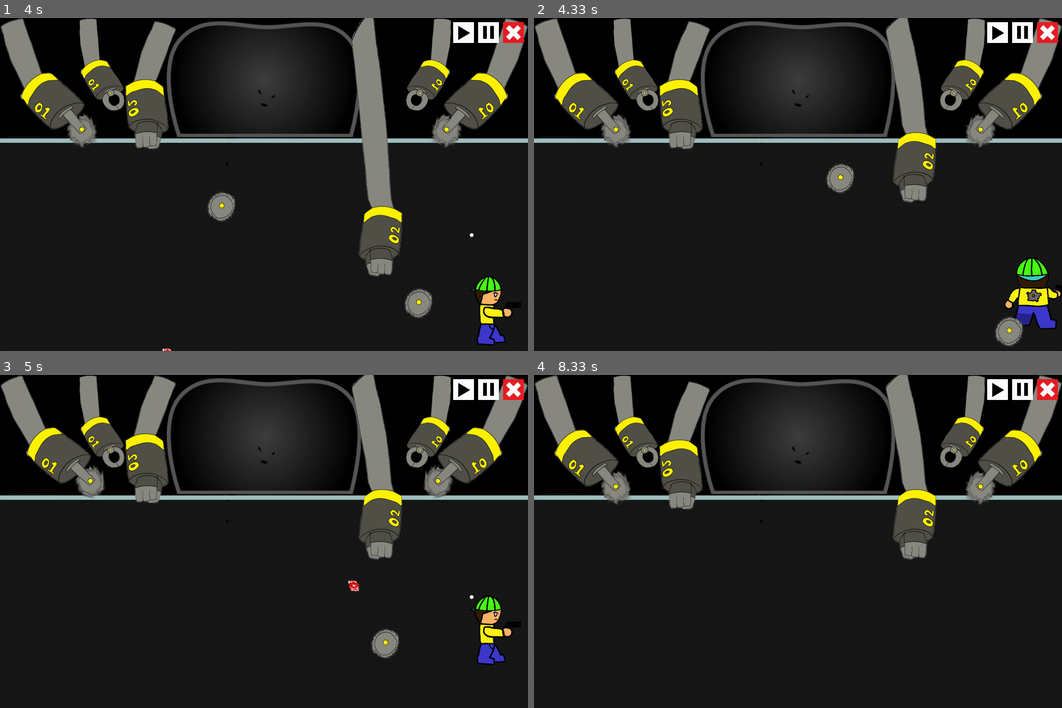
Above: before the commit, frames 1-4 (two rows, left to right).
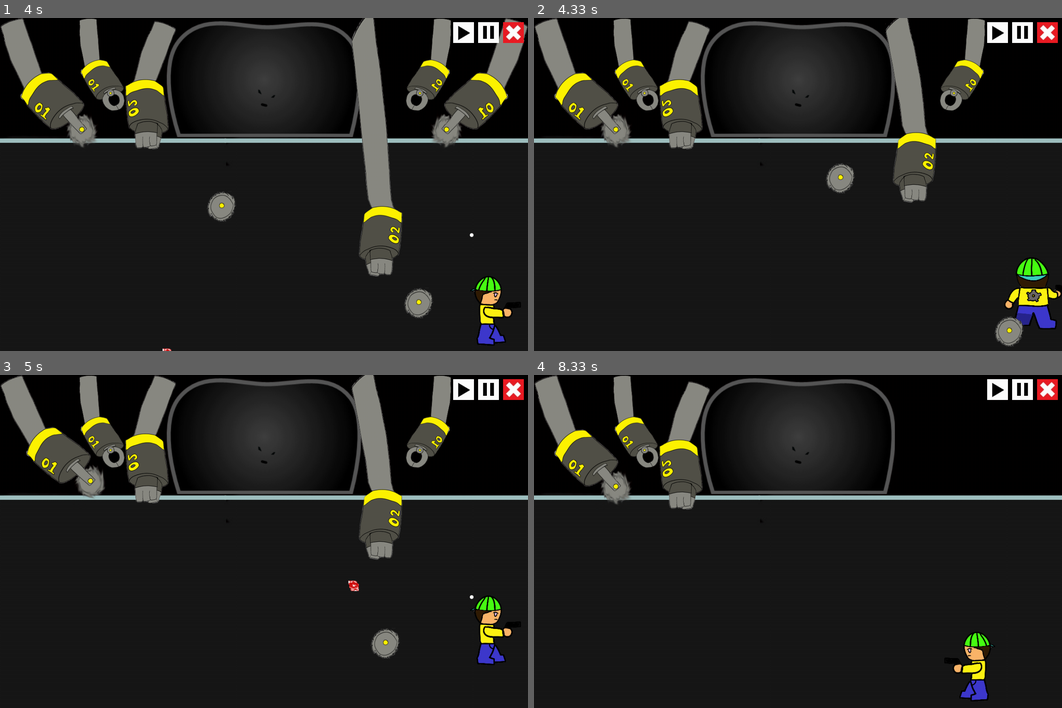
Above: after the commit, the same moments.

Repository: ss-hyun/Chilbo_pygame_pj
Game: pygame game, started from main.py
Same seed, same stepped clock (60 frames per second), same inputs: the game is played once before the commit and once after it.
Inputs (mouse positions are in pixels of both pictures, inside the frame that each line leads up to):
- Up to frame 1 (4 s): press the mouse at (205, 211) at 0.37 s; move the mouse to (158, 181) at 0.47 s; release the mouse at (105, 151) at 0.6 s; hold A 0.67-1.13 s; hold Right 0.67-1.13 s; hold M 1.17-1.63 s; hold Right 1.17-1.63 s; tap Right Ctrl at 1.23, 1.53, 1.73, 2.03, 2.23, 2.53, 3.73 s; tap A at 1.32, 3.82 s; hold N 1.67-2.13 s; hold Right 1.67-2.13 s; hold Z 2.17-2.63 s; hold Right 2.17-2.63 s; tap Ctrl at 2.32 s; tap X at 2.67 s; press the mouse at (485, 31) at 3.03 s; move the mouse to (469, 141) at 3.13 s; release the mouse at (448, 247) at 3.27 s; press the mouse at (464, 31) at 3.37 s; move the mouse to (411, 61) at 3.47 s; release the mouse at (359, 91) at 3.6 s; hold Right from 3.67 s (still down)
- Up to frame 2 (4.33 s): tap Right Ctrl at 4.03, 4.23 s; release Right at 4.13 s; hold Up from 4.17 s (still down)
- Up to frame 3 (5 s): release Up at 4.47 s; tap X at 4.5 s; hold Right from 4.83 s (still down); tap Right Ctrl at 4.9 s; tap A at 4.98 s
- Up to frame 4 (8.33 s): tap Right Ctrl at 5.2, 5.4, 5.7, 5.97, 6.3, 6.6, 6.73, 7.13, 7.43, 7.8, 8.2 s; release Right at 5.3 s; hold Left 5.33-5.87 s; hold Down 5.9-6.2 s; tap Ctrl at 6.05, 7.22 s; hold Left 6.23-6.63 s; tap A at 6.38, 7.88 s; hold Up 6.67-7.03 s; hold Right 7.07-7.7 s; hold Down 7.73-8.1 s; hold Left from 8.13 s (still down)

Frame 1 is identical in both runs. In frame 2, 2.3% of the frame differs, in the area x 81-100%, y 0-39%; in frame 3, 2.3%; in frame 4, 7.0%, in the area x 66-100%, y 0-98%.

Commit message:
stage move & hp fix

Diff:
--- a/stage1.py
+++ b/stage1.py
@@ -86,11 +86,16 @@
 
 
 def user_start(ch, game):
-    ch.pos = [ (game.display_size[0]-ch.size[ch.curr_state][0])//2, game.display_size[1]-ch.size[ch.curr_state][1]-10 ]
+    ch.pos = [ (game.display_size[0]-ch.size[ch.curr_state][0])/2, game.display_size[1]-ch.size[ch.curr_state][1]-10 ]
     if game.stage_number == 1:
         ch.hp = 100 #유저 체력
+        print(ch.hp)
     if game.stage_number == 2:
-        ch.hp + 50 <= 100
+        if ch.hp <= 100 and ch.hp >= 50:
+            ch.hp = 100
+        elif ch.hp < 50 and ch.hp > 0:
+            ch.hp += 50
+        print(ch.hp)
 
 def user_resize(ch):
     # image_boss = pygame.image.load("/image/exboss.svg")
@@ -126,7 +131,7 @@
 
 
 def boss_start(ch, game):
-    ch.pos = [ (game.display_size[0]-ch.size[ch.curr_state][0])//2, ch.size[ch.curr_state][1]-270 ]
+    ch.pos = [ (game.display_size[0]-ch.size[ch.curr_state][0])/2, ch.size[ch.curr_state][1]-270 ]
 
 def boss_resize(ch):
     # image_boss = pygame.image.load("/image/exboss.svg")
@@ -154,17 +159,12 @@
         elif ch.curr_state == ch.state_num-1: ch.change_direc = False
         ch.curr_state += 1 if ch.change_direc else -1
 
-def arm_atk_fist_1(ch, game):
     for event in game.event_key:
         if event.type == pygame.KEYDOWN:
             if event.key == pygame.K_RCTRL:
                 ch.change_count= 0
                 ch.curr_state = 3
                 ch.change_direc = True
-                atk = stage_template.Rectangle_Attack(ch.atk_list[0][0], ch.atk_list[0][1], ch.size[ch.curr_state],
-                                                                ch.pos.copy(), fist_atk_move, ch.atk_list[0][3])
-                game.monster_attack.append(atk)
-                atk.save_var['ch'] = ch
 
 
 def arm_move_fist_2(ch, game):
@@ -176,17 +176,12 @@
         elif ch.curr_state == ch.state_num-1: ch.change_direc = False
         ch.curr_state += 1 if ch.change_direc else -1
 
-def arm_atk_fist_2(ch, game):
     for event in game.event_key:
         if event.type == pygame.KEYDOWN:
             if event.key == pygame.K_LCTRL:
                 ch.change_count= 0
                 ch.curr_state = 3
                 ch.change_direc = True
-                atk = stage_template.Rectangle_Attack(ch.atk_list[0][0], ch.atk_list[0][1], ch.size[ch.curr_state],
-                                                                ch.pos.copy(), fist_atk_move, ch.atk_list[0][3])
-                game.monster_attack.append(atk)
-                atk.save_var['ch'] = ch
 
 def arm_move_forceps(ch, game):
     ch.change_count += 1
@@ -256,26 +251,12 @@
     ch.pos = [ 995, 0 ]
     ch.curr_state = 1
 
-def fist_atk_move(atk, game):
-    ch = atk.save_var['ch']
-    if ch.curr_state > 2:
-        atk.range = ch.size[ch.curr_state]
-        for usr in game.user_list[:]:
-            if usr.pos[0] > atk.pos[0] + atk.range[0] or usr.pos[0] + usr.size[usr.curr_state][0] < atk.pos[0] \
-                    or usr.pos[1] > atk.pos[1] + atk.range[1] or usr.pos[1] + usr.size[usr.curr_state][1] < atk.pos[1]: continue
-            usr.hp -= atk.damage
-            atk.sound.play()
-            if usr.hp <= 0: game.user_list.remove(usr)
-            return False
-        return True
-    return False
 
 def forceps_attack_1(ch, game):
     for event in game.event_key:
         if event.type == pygame.KEYDOWN:
             if event.key == pygame.K_z:
-                atk = stage_template.Spherical_Attack(ch.atk_list[0][0], ch.atk_list[0][1], ch.atk_list[0][2],
-                                                        [ ch.pos[0]+75 , ch.pos[1]+180 ], forceps_attack_move_1)
+                atk = stage_template.Spherical_Attack(ch.atk_list[0][0], ch.atk_list[0][1], ch.atk_list[0][2], [ ch.pos[0]+75 , ch.pos[1]+180 ], forceps_attack_move_1)
                 game.monster_attack.append(atk)
                 atk.save_var['d1'] = random.randrange(1, 4)
 
@@ -294,7 +275,8 @@
         if user.pos[1] < atk.pos[1] and atk.pos[1] <= user.pos[1] + user.size[user.curr_state][1] and user.pos[0] < atk.pos[0] and atk.pos[0] <= user.pos[0] + user.size[user.curr_state][0] :
             if user.name == "user":
                 user.hp -= atk.damage
-                if user.hp <= 0: game.user_list.remove(user)
+                if user.hp <= 0:
+                    game.user_list.remove(user)
             return False
     return True
 
@@ -328,6 +310,7 @@
     return True
 
 def saw_attack_1(ch, game):
+    l = 3
     for event in game.event_key:
         if event.type == pygame.KEYDOWN:
             if event.key == pygame.K_n:
@@ -335,6 +318,7 @@
                 game.monster_attack.append(atk)
                 atk.remove_count == 3
                 atk.save_var['Ss1'] = random.randrange(1, 4)
+                atk.save_var['Sscount1'] = l
 
 def saw_attack_move_1(atk, game):
     if atk.remove_count == 3:
@@ -364,14 +348,27 @@
         atk.remove_count = 2
     for user in game.user_list[:]:
         if user.pos[1] < atk.pos[1] and atk.pos[1] <= user.pos[1] + user.size[user.curr_state][1] and user.pos[0] < atk.pos[0] and atk.pos[0] <= user.pos[0] + user.size[user.curr_state][0] :
-            if user.name == "user" and atk.remove_count == 3:
-                user.hp -= atk.damage
-                if user.hp <= 0: game.user_list.remove(user)
-            atk.remove_count = 2
+            if user.name == "user" and atk.remove_count == 2:
+                atk.save_var['Sscount1'] -= 1
+                if atk.save_var['Sscount1'] == 0:
+                    return False
+                atk.remove_count = 3
+                user.hp -= atk.damage
+                if user.hp <= 0:
+                    game.user_list.remove(user)
+            elif user.name == "user" and atk.remove_count == 3:
+                atk.save_var['Sscount1'] -= 1
+                if atk.save_var['Sscount1'] == 0:
+                    return False
+                atk.remove_count = 2
+                user.hp -= atk.damage
+                if user.hp <= 0:
+                    game.user_list.remove(user)
             return True
     return True
 
 def saw_attack_2(ch, game):
+    l = 3
     for event in game.event_key:
         if event.type == pygame.KEYDOWN:
             if event.key == pygame.K_m:
@@ -379,6 +376,7 @@
                 game.monster_attack.append(atk)
                 atk.remove_count = 3
                 atk.save_var['Ss2'] = random.randrange(1, 4)
+                atk.save_var['Sscount2'] = l
 
 def saw_attack_move_2(atk, game):
     if atk.remove_count == 3:
@@ -408,13 +406,22 @@
         atk.remove_count = 2
     for user in game.user_list[:]:
         if user.pos[1] < atk.pos[1] and atk.pos[1] <= user.pos[1] + user.size[user.curr_state][1] and user.pos[0] < atk.pos[0] and atk.pos[0] <= user.pos[0] + user.size[user.curr_state][0] :
-            if user.name == "user" and atk.remove_count == 3:
-                print(user.hp)
-                user.hp -= atk.damage
-                print(user.hp)
-                if user.hp <= 0:
-                    game.user_list.remove(user)
-            atk.remove_count = 2
+            if user.name == "user" and atk.remove_count == 2:
+                atk.save_var['Sscount2'] -= 1
+                if atk.save_var['Sscount2'] == 0:
+                    return False
+                atk.remove_count = 3
+                user.hp -= atk.damage
+                if user.hp <= 0:
+                    game.user_list.remove(user)
+            elif user.name == "user" and atk.remove_count == 3:
+                atk.save_var['Sscount2'] -= 1
+                if atk.save_var['Sscount2'] == 0:
+                    return False
+                atk.remove_count = 2
+                user.hp -= atk.damage
+                if user.hp <= 0:
+                    game.user_list.remove(user)
             return True
     return True
 
@@ -431,12 +438,9 @@
     bg_image = pygame.image.load(path + "/image/boss_stage_test.jpg")
 
     # attack info : ( image path, damage, range )
-    user_atk_info = [ [ "/image/bullet.png", 1, 9, None ] ]
-    fist_atk_info = [ [ None, 5, None, "/sound/punch.wav" ] ]
-    forceps_atk_info = [ [ "/image/gugu.png", 5, 10, None ] ]
-    saw_atk_info = [ [ "/image/sawsaw.png", 10, 20, None  ] ]
-    laser_atk_info = [ [ "/image/laser_field.png", 1 , 10, None ] ]
-
+    user_atk_info = [ [ "/image/bullet.png", 100, 9 ] ]
+    forceps_atk_info = [ ["/image/gugu.png", 5, 10] ]
+    saw_atk_info = [ ["/image/sawsaw.png", 10, 20] ]
 
     # character info : (name, relative path list, function list, attack image path, attack info list, group)
     # # name : character name
@@ -447,8 +451,8 @@
     ch_info_list = [ ("user", [ "/image/오른1.png", "/image/왼1.png", "/image/앞1.png", "/image/뒤1.png" ,"/image/오른2.png",  …(189 unchanged characters)…
                      ("boss", [ "/image/exboss.svg" ], [ None, boss_start, None, boss_resize ], None, 1),
 
-                     ("boss_arm1", [ "/image/fist.png", "/image/fist_+1.png", "/image/fist_+2.png", "/image/fist_attack.png", "/image/fist_attack_+1.png", "/image/fist_attack_+2.png"  ], [ arm_move_fist_1, arm2_start, arm_atk_fist_1, arm_trans ], fist_atk_info, 1),
-                     ("boss_arm2", [ "/image/r_fist.png", "/image/r_fist_+1.png", "/image/r_fist_+2.png", "/image/r_fist_attack.png", "/image/r_fist_attack_+1.png", "/image/r_fist_attack_+2.png" ], [ arm_move_fist_2, arm1_start, arm_atk_fist_2, arm_trans ], fist_atk_info, 1),
+                     ("boss_arm1", [ "/image/fist.png", "/image/fist_+1.png", "/image/fist_+2.png", "/image/fist_attack.png", "/image/fist_attack_+1.png", "/image/fist_attack_+2.png"  ], [ arm_move_fist_1, arm2_start, None, arm_trans ], None, 1),
+                     ("boss_arm2", [ "/image/r_fist.png", "/image/r_fist_+1.png", "/image/r_fist_+2.png", "/image/r_fist_attack.png", "/image/r_fist_attack_+1.png", "/image/r_fist_attack_+2.png" ], [ arm_move_fist_2, arm1_start, None, arm_trans ], None, 1),
                      ("boss_arm3", [ "/image/forceps_1.png", "/image/forceps_2.png", "/image/forceps_2.png", "/image/forceps_1.png", "/image/forceps_1.png" ], [ arm_move_forceps, arm4_start, forceps_attack_2, arm_trans ], forceps_atk_info, 1),
                      ("boss_arm4", [ "/image/r_forceps_1.png", "/image/r_forceps_2.png", "/image/r_forceps_2.png", "/image/r_forceps_1_attack_1.png", "/image/r_forceps_1_attack_2.png" ], [ arm_move_forceps, arm3_start, forceps_attack_1, arm_trans ], forceps_atk_info, 1),
                      ("boss_arm5", [ "/image/saw2.png", "/image/saw2_+1.png", "/image/saw2_+2.png", "/image/saw2_+1.png","/image/saw2.png", "/image/saw2.png" ], [ arm_move_saw, arm5_start, saw_attack_1, arm_trans ], saw_atk_info, 1),
--- a/stage_template.py
+++ b/stage_template.py
@@ -47,13 +47,12 @@
 
 # 사각형 형태의 공격
 class Rectangle_Attack:
-    def __init__(self, image, damage, range, pos, atk_move, sound = None):
+    def __init__(self, image, damage, range, pos, atk_move):
         self.image = image
         self.damage = damage
         self.atk_range = range
         self.pos = pos
         self.atk_mv_action = atk_move
-        self.sound = sound
         self.remove_count = 3
         # List of variables you want to save here
         # "variable name" : value
@@ -93,8 +92,7 @@
         # atk_list[i][0] : image surface, [1] : damage
         self.atk_list = []
         if info[3]:
-            for atk in info[3]: self.atk_list.append((pygame.image.load(path+atk[0]) if atk[0] else None, atk[1], atk[2], pygame.mixer.Sound(path+atk[3]) if atk[3] else None))
-        if self.atk_list and self.atk_list[0][3]: self.atk_list[0][3].set_volume(0.02)
+            for atk in info[3]: self.atk_list.append((pygame.image.load(path+atk[0]), atk[1], atk[2]))
         # group : 1 - monster, 0 - user
         self.group = info[4]
         self.move_factor_x = 0
@@ -172,12 +170,11 @@
                     self.event_mouse.append(pygame.mouse.get_pos())
                     for b in self.frame.button:
                         b.click()
-                elif event.type == pygame.KEYDOWN or event.type == pygame.KEYUP:
-                    if event.type == pygame.KEYDOWN and event.key == K_TAB: # 임시로 tab 입력 시 stage change 하도록 설정
-                        self.frame.running = False
-                        next_stage = True
-                        break
-                    self.event_key.append(event)
+                elif len(self.monster_list) == 1:
+                    self.frame.running = False
+                    next_stage = True
+                    break
+                self.event_key.append(event)
             if self.frame.pause:
                 continue
 
@@ -194,12 +191,12 @@
                 if c.attack: c.attack(c, self)
 
             for a in self.user_attack[:]:
-                if a.image: background.blit(a.image, a.pos)
+                background.blit(a.image, a.pos)
                 if not a.move(self):
                     self.user_attack.remove(a)
 
             for a in self.monster_attack[:]:
-                if a.image: background.blit(a.image, a.pos)
+                background.blit(a.image, a.pos)
                 if not a.move(self):
                     self.monster_attack.remove(a)
 
